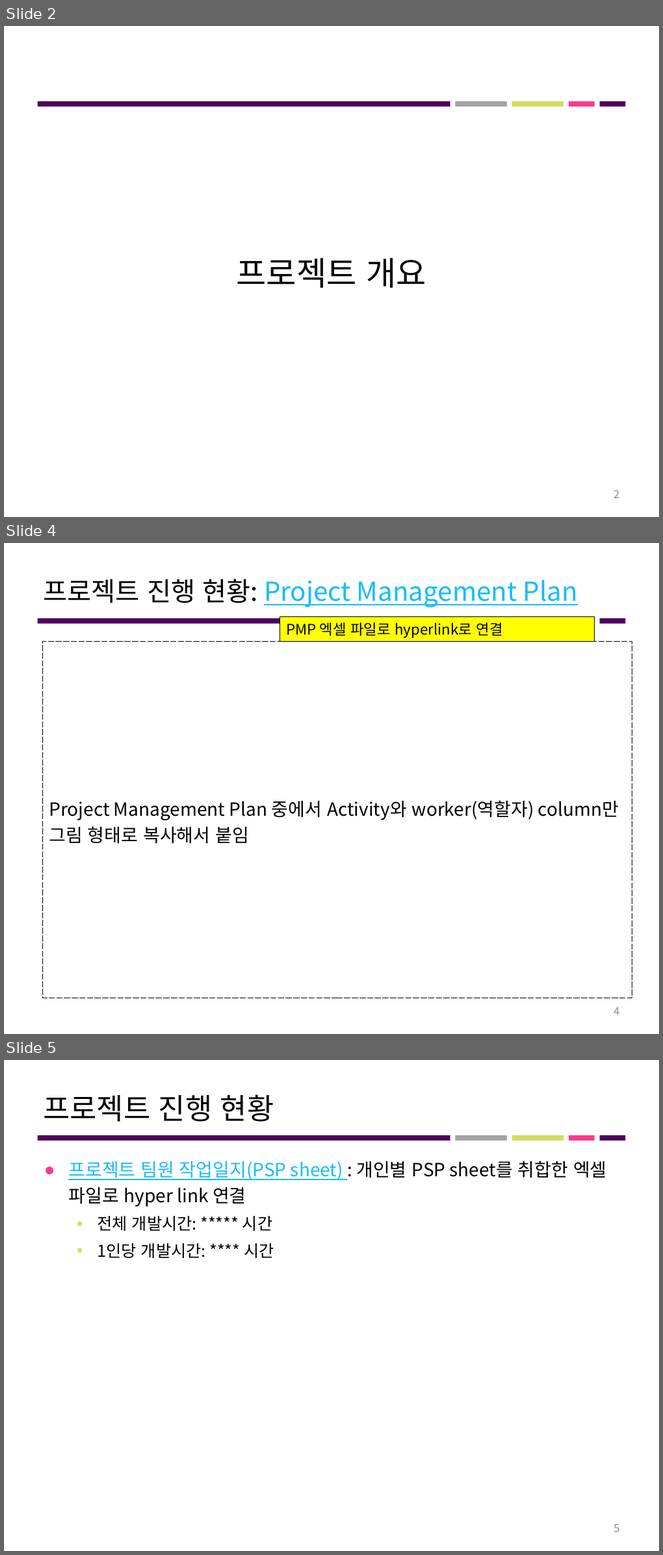
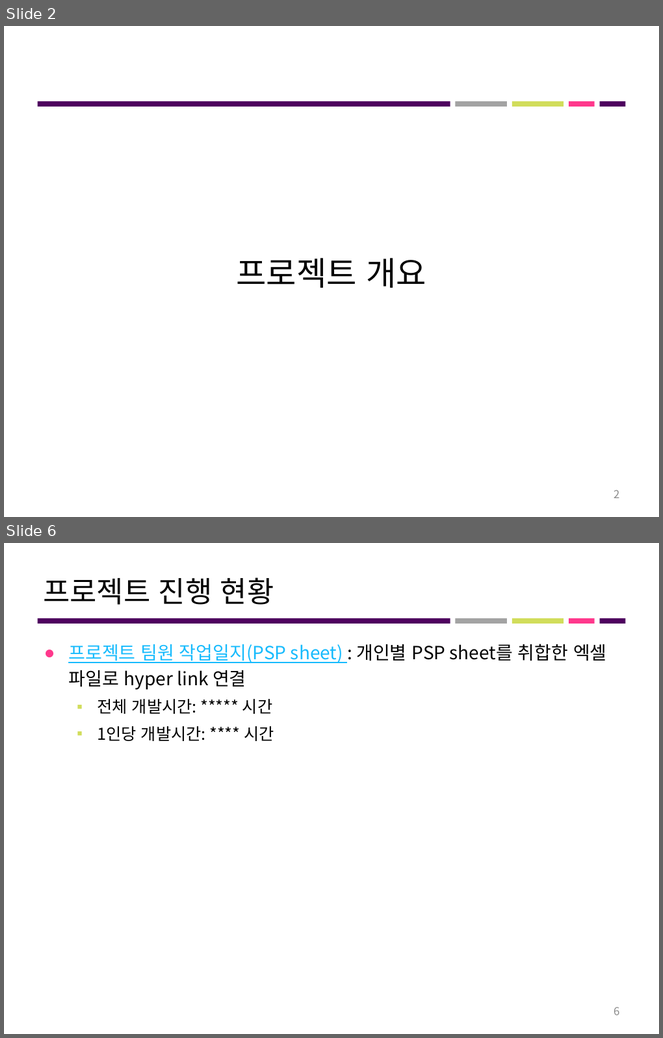
Before and after one commit to roeniss/TripPicker, a slide deck: 관리산출물/프로젝트_최종결과보고서/1팀_최종결과보고서.pptx. Shown one above the other, each under a label of ours: slides 2, 4 and 5 before the commit, slides 2 and 6 after it; the slides between them are not shown. The pictures are 663x1555 and 663x1038 pixels, drawn with LibreOffice and Linux fonts; fonts in the diff are those of the drawing. Boxes give left, top, right and bottom in pixels: in the first picture for what was removed or moved away, otherwise in the second. Text is boxed around its words. In the diff, an @@ line names an element or a change of style, - is before the commit and + after.

```diff
--- a/관리산출물/프로젝트_최종결과보고서/1팀_최종결과보고서.pptx
+++ b/관리산출물/프로젝트_최종결과보고서/1팀_최종결과보고서.pptx
@@ slide 4 removed at bbox=[4, 543, 659, 1034], background #FFFFFF; not listed: 3 template elements that a slide beside it also shows @@
@@ title removed at bbox=[43, 579, 578, 607] @@
-프로젝트 진행 현황: Project Management Plan
@@ rectangle removed at bbox=[280, 617, 594, 641] @@
-PMP 엑셀 파일로 hyperlink로 연결
@@ text removed at bbox=[42, 641, 633, 999] @@
-Project Management Plan 중에서 Activity와 worker(역할자) column만 그림 형태로 복사해서 붙임
@@ page number removed at bbox=[614, 1008, 620, 1016] @@
-4
@@ what was slide 5 is now slide 6 @@
@@ page number at bbox=[614, 1007, 620, 1016]: text changed @@
-5
+6
```
Also in this commit, not shown: 6 slides changed, 13 slides added, 7 other files.
